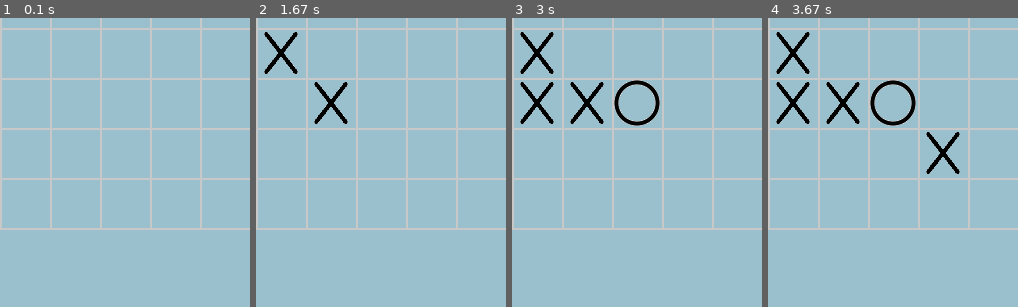
Above: before the commit, frames 1-4 (left to right).
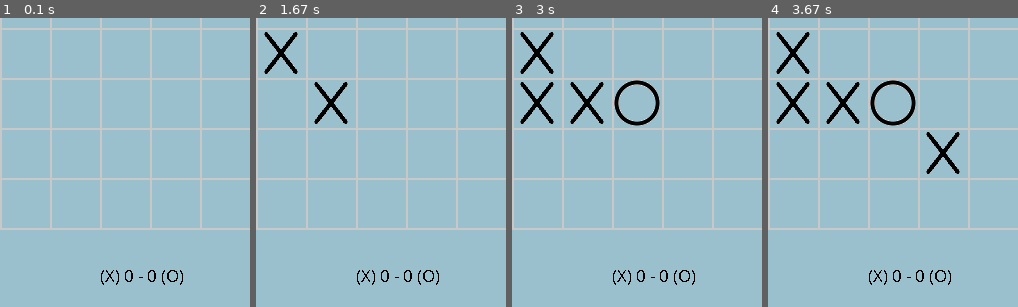
Above: after the commit, the same moments.

Repository: Dave91/PythonPyCharm
Game: pygame game, started from PyGames/Amoba/game.py
Two runs of this game, one before a commit and one after it. Both use one fixed random seed, a clock stepped at 60 frames per second and the inputs below.
Inputs (mouse positions are % of the whole screen's width and height, from its top left):
- Up to frame 1 (0.1 s): no input
- Up to frame 2 (1.67 s): click (50, 52) at 0.38 s; click (26, 53) at 0.72 s; click (62, 61) at 1.05 s; click (14, 49) at 1.38 s
- Up to frame 3 (3 s): click (51, 63) at 1.72 s; click (76, 68) at 2.05 s; click (76, 43) at 2.38 s; click (17, 62) at 2.72 s
- Up to frame 4 (3.67 s): click (85, 72) at 3.05 s; click (22, 63) at 3.38 s
The pictures show only the part of the screen within x 50-100%, y 50-100%; the shares and areas given below are measured in that part.

The runs differ from the first frame. In frame 1, 0.3% of the frame differs, in the area x 40-74%, y 87-93%; in frame 2, 0.3%; in frame 3, 0.3%; in frame 4, 0.3%.

Commit message:
+ Amőba játék: 3x3-ról 10x10 gridre bővítés, cél 3 helyett 5 összefüggő sor, oszl. v átlósan. Pontszámok nyomonkövetése.

Diff:
--- a/PyGames/Amoba/game.py
+++ b/PyGames/Amoba/game.py
@@ -46,16 +46,20 @@
 
     grid.draw(window)
 
-    if grid.game_over and not grid.tie_game:  # is over, but not tie
+    if grid.game_over and not grid.tie_game:
         color = (0, 255, 0) if grid.winner_letter == "X" else (255, 0, 0)
         won_surface = winner_font.render(f"{grid.winner_letter} wins!", False, color)
-        window.blit(won_surface, (320, 520))
+        window.blit(won_surface, (50, 520))
         restart_surface = restart_font.render("Press Space to restart!", False, color)
-        window.blit(restart_surface, (250, 550))
-    if grid.tie_game:  # is tie
-        tie_game_surface = winner_font.render("No winner!", False, (255, 255, 255))
-        window.blit(tie_game_surface, (280, 520))
-        restart_surface = restart_font.render("Press Space to restart!", False, (255, 255, 255))
-        window.blit(restart_surface, (250, 550))
+        window.blit(restart_surface, (50, 550))
+    if grid.tie_game:
+        black = (0, 0, 0)
+        tie_game_surface = winner_font.render("No winner!", False, black)
+        window.blit(tie_game_surface, (50, 520))
+        restart_surface = restart_font.render("Press Space to restart!", False, black)
+        window.blit(restart_surface, (50, 550))
+
+    points_surface = restart_font.render(f"(X) {grid.pointsX} - {grid.pointsO} (O)", False, (0, 0, 0))
+    window.blit(points_surface, (350, 535))
 
     pygame.display.flip()
--- a/PyGames/Amoba/grid.py
+++ b/PyGames/Amoba/grid.py
@@ -37,6 +37,8 @@
 
         self.game_over = False
         self.winner_letter = ""
+        self.pointsX = 0
+        self.pointsO = 0
         self.tie_game = False
 
     def draw(self, win):
@@ -78,7 +80,7 @@
         return True
 
     def is_within_bounds(self, x, y):
-        return 0 <= x < 5 and 0 <= y < 5
+        return 0 <= x < 10 and 0 <= y < 10  # grid row, col nums: NOT letter counts!!
 
     def check_grid(self, x, y, letter):
         count = 1
@@ -87,13 +89,24 @@
             if self.is_within_bounds(x + dirx, y + diry) \
             and self.get_cell_value(x + dirx, y + diry) == letter:
                 count += 1
-                xx = x + dirx
-                yy = y + diry
-                if self.is_within_bounds(xx + dirx, yy + diry) \
-                and self.get_cell_value(xx + dirx, yy + diry) == letter:
+                x2 = x + dirx
+                y2 = y + diry
+                if self.is_within_bounds(x2 + dirx, y2 + diry) \
+                and self.get_cell_value(x2 + dirx, y2 + diry) == letter:
                     count += 1
-                    if count == 5:
-                        break
+                    x3 = x2 + dirx
+                    y3 = y2 + diry
+                    if self.is_within_bounds(x3 + dirx, y3 + diry) \
+                    and self.get_cell_value(x3 + dirx, y3 + diry) == letter:
+                        count += 1
+                        x4 = x3 + dirx
+                        y4 = y3 + diry
+                        if self.is_within_bounds(x4 + dirx, y4 + diry) \
+                        and self.get_cell_value(x4 + dirx, y4 + diry) == letter:
+                            count += 1
+                            if count == 5:
+                                break
+
                 if count < 5:
                     new_dir = 0
                     if index == 0:  # N to S
@@ -124,6 +137,10 @@
         if count == 5:
             self.winner_letter = letter
             self.game_over = True
+            if letter == "X":
+                self.pointsX += 1
+            else:
+                self.pointsO += 1
         else:
             self.game_over = self.is_grid_full()
             if self.game_over:
